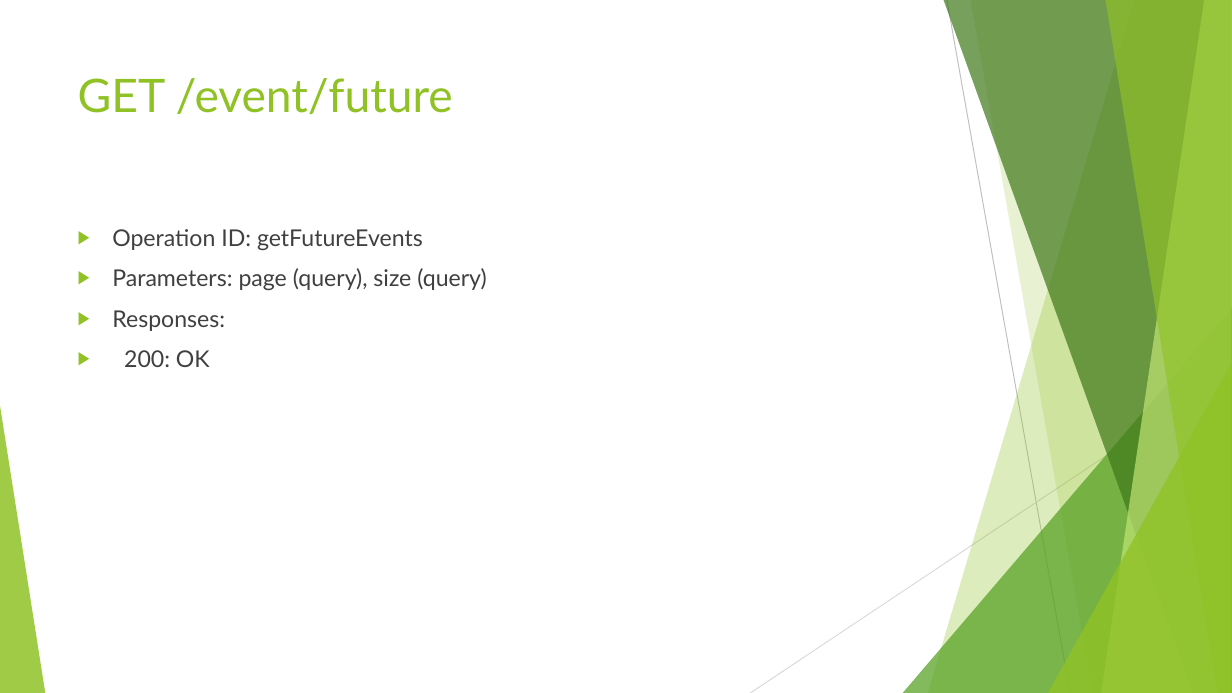
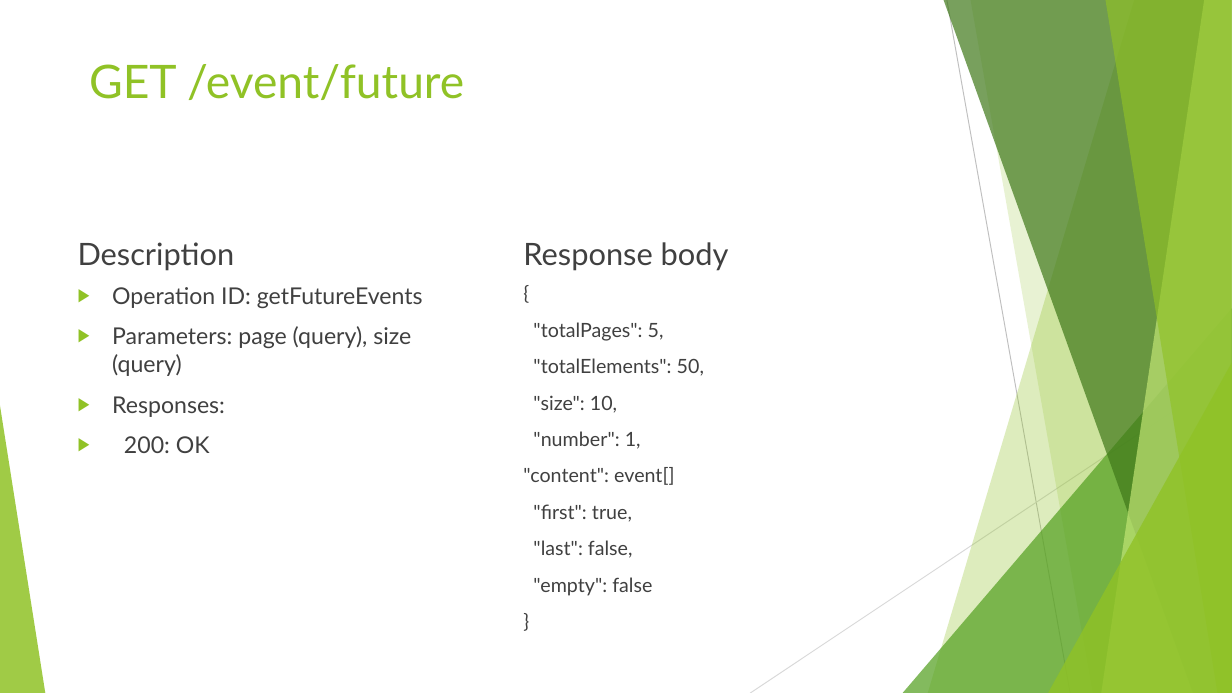
Before and after one commit to jidni911/sdcianSpring, a slide deck: slide 25 of Project SDC.pptx. Drawn at 1232x693 pixels with LibreOffice and Linux fonts; fonts in the diff are those of the drawing. Boxes give left, top, right and bottom in pixels: in the first picture for what was removed or moved away, otherwise in the second. Text is boxed around its words. In the diff, an @@ line names an element or a change of style, - is before the commit and + after.

```diff
--- a/Project SDC.pptx
+++ b/Project SDC.pptx
@@ title "GET /event/future": place and size @@
-title "GET /event/future" at (78,78,453,114)
+title "GET /event/future" at (89,64,464,100)
@@ text added at (78,242,235,271), 24 pt, text #404040 @@
+Description
@@ text added at (523,242,729,271), 24 pt, text #404040 @@
+Response body
@@ text "Operation ID: getFutureEvents" rewrapped from (112,229,486,367) to (112,287,423,453) @@
@@ text added at (523,322,674,596), 15.3 pt, text #404040 @@
+{
+"totalPages": 5,
+"totalElements": 50,
+"size": 10,
+"number": 1,
+"content": event[]
+"first": true,
+"last": false,
+"empty": false
+}
```
Also in this commit, not shown: 14 other slides changed, 11 other files.
